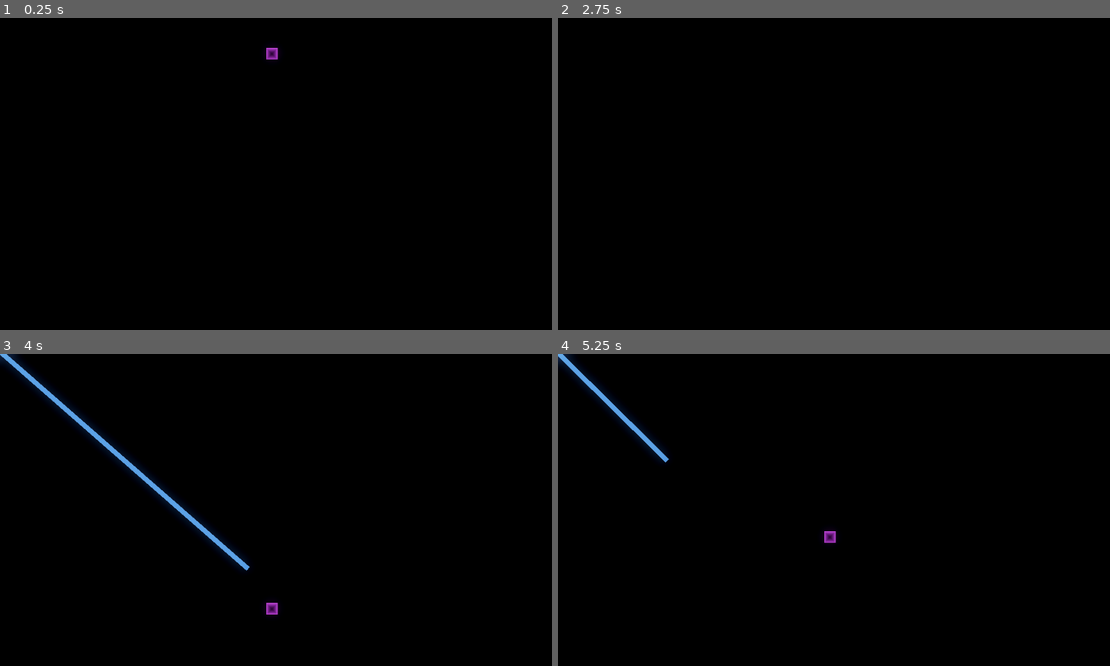
Above: before the commit, frames 1-4 (two rows, left to right).
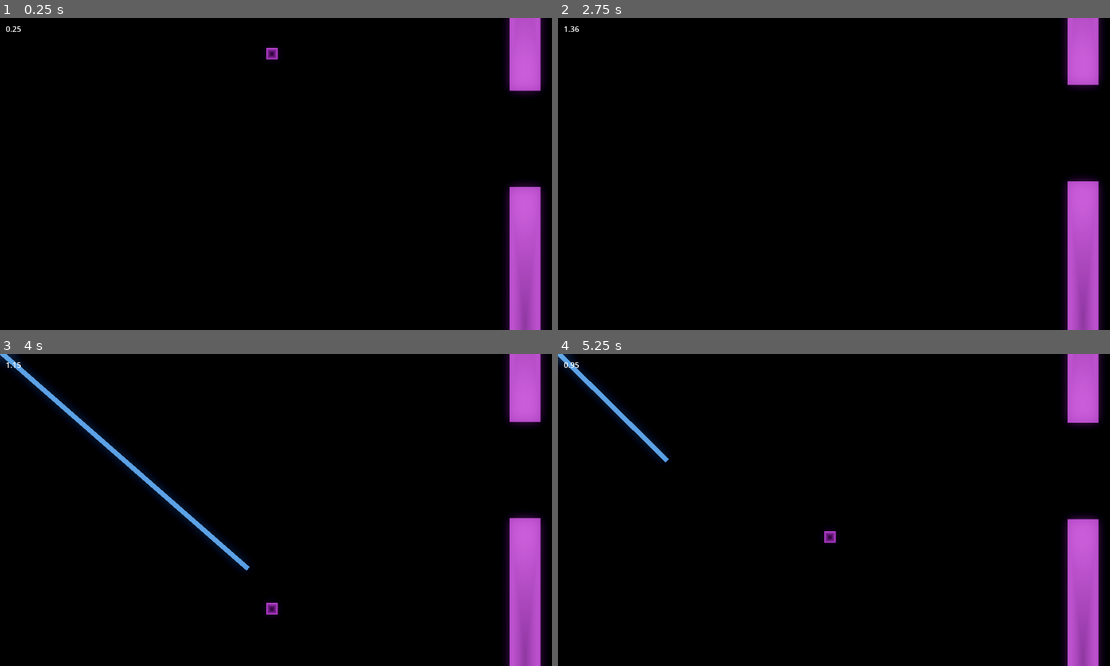
Above: after the commit, the same moments.

Repository: NathouneOne/2d-platformer-proto-01
Game: Godot game, scene res://Assets/Scenes/MAIN.tscn
The game is run twice, just before and just after one commit, with the same random seed, the same clock (stepped at 60 frames per second) and the same inputs.
Inputs (mouse positions are in pixels of both pictures, inside the frame that each line leads up to):
- Up to frame 1 (0.25 s): no input
- Up to frame 2 (2.75 s): move the mouse to (955, 158) at 0.52 s; press the mouse at (955, 158) at 0.53 s; hold D (right) 0.53-2.03 s; tap Space (jump) at 0.77, 1.52 s; move the mouse to (723, 189) at 1.27 s; release the mouse at (723, 189) at 1.28 s; right-click (723, 189) at 1.35 s; move the mouse to (889, 105) at 2.02 s; press the mouse at (889, 105) at 2.03 s; hold A (left) from 2.03 s (still down)
- Up to frame 3 (4 s): move the mouse to (248, 572) at 2.77 s; release A (left) at 2.78 s; release the mouse at (248, 572) at 2.78 s; hold D (right) from 2.78 s (still down); right-click (248, 572) at 2.85 s; tap Space (jump) at 3.02, 3.77 s; move the mouse to (121, 463) at 3.52 s; press the mouse at (121, 463) at 3.53 s
- Up to frame 4 (5.25 s): move the mouse to (668, 463) at 4.27 s; release D (right) at 4.28 s; release the mouse at (668, 463) at 4.28 s; hold A (left) 4.28-5.03 s; right-click (668, 463) at 4.35 s; tap Space (jump) at 4.52 s; move the mouse to (861, 510) at 5.02 s; press the mouse at (861, 510) at 5.03 s; hold D (right) from 5.03 s (still down)

The runs differ from the first frame. In frame 1, 4.8% of the frame differs, in the area x 1-99%, y 0-100%; in frame 2, 4.8%; in frame 3, 4.8%; in frame 4, 4.8%.

Commit message:
added clockDisplay

Diff:
--- a/Assets/Scenes/Levels/level_01.tscn
+++ b/Assets/Scenes/Levels/level_01.tscn
@@ -7,69 +7,69 @@
 [node name="Level_01" type="Node2D"]
 
 [node name="walls20" parent="." instance=ExtResource("1_lsyt4")]
-position = Vector2(1397, -139)
+position = Vector2(1089, -139)
 scale = Vector2(1, 9.11)
 
 [node name="walls21" parent="." instance=ExtResource("1_lsyt4")]
-position = Vector2(1397, 643.99994)
+position = Vector2(1089, 643.99994)
 scale = Vector2(1, 9.11)
 
 [node name="walls22" parent="." instance=ExtResource("1_lsyt4")]
-position = Vector2(1732, -145)
+position = Vector2(1424, -145)
 scale = Vector2(1, 15.58)
 
 [node name="walls23" parent="." instance=ExtResource("1_lsyt4")]
-position = Vector2(1732, 775)
+position = Vector2(1424, 775)
 scale = Vector2(1, 9.11)
 
 [node name="FinishLine" parent="." instance=ExtResource("2_r5n6j")]
-position = Vector2(2391, -91)
+position = Vector2(2083, -91)
 scale = Vector2(1, 1.4800007)
 
 [node name="Killer_static" parent="." instance=ExtResource("3_ge381")]
-position = Vector2(1571, 582)
+position = Vector2(1263, 582)
 
 [node name="Killer_static2" parent="." instance=ExtResource("3_ge381")]
-position = Vector2(1571, 162)
+position = Vector2(1263, 162)
 
 [node name="Killer_static3" parent="." instance=ExtResource("3_ge381")]
-position = Vector2(1857, 586)
+position = Vector2(1549, 586)
 
 [node name="Killer_static4" parent="." instance=ExtResource("3_ge381")]
-position = Vector2(1935, 555)
+position = Vector2(1627, 555)
 
 [node name="Killer_static5" parent="." instance=ExtResource("3_ge381")]
-position = Vector2(2003, 519)
+position = Vector2(1695, 519)
 
 [node name="Killer_static6" parent="." instance=ExtResource("3_ge381")]
-position = Vector2(2083, 506)
+position = Vector2(1775, 506)
 
 [node name="Killer_static7" parent="." instance=ExtResource("3_ge381")]
-position = Vector2(2155, 535)
+position = Vector2(1847, 535)
 
 [node name="Killer_static8" parent="." instance=ExtResource("3_ge381")]
-position = Vector2(2220, 569)
+position = Vector2(1912, 569)
 
 [node name="Killer_static9" parent="." instance=ExtResource("3_ge381")]
-position = Vector2(2278, 608)
+position = Vector2(1970, 608)
 
 [node name="Killer_static12" parent="." instance=ExtResource("3_ge381")]
-position = Vector2(1857, 256)
+position = Vector2(1549, 256)
 
 [node name="Killer_static13" parent="." instance=ExtResource("3_ge381")]
-position = Vector2(1935, 225)
+position = Vector2(1627, 225)
 
 [node name="Killer_static14" parent="." instance=ExtResource("3_ge381")]
-position = Vector2(2003, 189)
+position = Vector2(1695, 189)
 
 [node name="Killer_static15" parent="." instance=ExtResource("3_ge381")]
-position = Vector2(2083, 176)
+position = Vector2(1775, 176)
 
 [node name="Killer_static16" parent="." instance=ExtResource("3_ge381")]
-position = Vector2(2155, 205)
+position = Vector2(1847, 205)
 
 [node name="Killer_static17" parent="." instance=ExtResource("3_ge381")]
-position = Vector2(2220, 239)
+position = Vector2(1912, 239)
 
 [node name="Killer_static18" parent="." instance=ExtResource("3_ge381")]
-position = Vector2(2278, 278)
+position = Vector2(1970, 278)
--- a/Assets/Scenes/MAIN.tscn
+++ b/Assets/Scenes/MAIN.tscn
@@ -1,8 +1,9 @@
-[gd_scene load_steps=8 format=3 uid="uid://dhi4esrgo13w"]
+[gd_scene load_steps=9 format=3 uid="uid://dhi4esrgo13w"]
 
 [ext_resource type="Script" uid="uid://dikffibh4xf3r" path="res://Assets/Scripts/MAIN.gd" id="1_qhfm1"]
 [ext_resource type="PackedScene" uid="uid://dn4ngxigyb5vv" path="res://Assets/Scenes/player.tscn" id="2_stkbw"]
 [ext_resource type="PackedScene" uid="uid://dd7ffle0ebnwv" path="res://Assets/Scenes/UI/UI_box_wheel_selector.tscn" id="3_oybyx"]
+[ext_resource type="PackedScene" uid="uid://bk4l8evhb6ckc" path="res://Assets/Scenes/UI/clock_display.tscn" id="3_yv3l3"]
 [ext_resource type="PackedScene" uid="uid://dukeajinfui7p" path="res://Assets/Scenes/Levels/level_01.tscn" id="4_stkbw"]
 
 [sub_resource type="WorldBoundaryShape2D" id="WorldBoundaryShape2D_stkbw"]
@@ -47,10 +48,6 @@
 position_smoothing_enabled = true
 drag_horizontal_offset = -0.49
 
-[node name="Timer" type="Timer" parent="."]
-unique_name_in_owner = true
-one_shot = true
-
 [node name="UI_box_wheel_selector" parent="." instance=ExtResource("3_oybyx")]
 unique_name_in_owner = true
 visible = false
@@ -77,5 +74,9 @@
 [node name="WorldEnvironment" type="WorldEnvironment" parent="."]
 environment = SubResource("Environment_stkbw")
 
-[connection signal="timeout" from="Timer" to="." method="_on_timer_timeout"]
+[node name="CanvasLayer" type="CanvasLayer" parent="."]
+
+[node name="ClockDisplay" parent="CanvasLayer" instance=ExtResource("3_yv3l3")]
+unique_name_in_owner = true
+
 [connection signal="body_entered" from="KillPlane" to="." method="_on_kill_plane_body_entered"]
--- /dev/null
+++ b/Assets/Scenes/UI/clock_display.tscn
@@ -0,0 +1,21 @@
+[gd_scene load_steps=2 format=3 uid="uid://bk4l8evhb6ckc"]
+
+[ext_resource type="Script" uid="uid://h6s6x8oondy5" path="res://Assets/Scripts/UI/clock_display.gd" id="1_llrla"]
+
+[node name="ClockDisplay" type="Control"]
+layout_mode = 3
+anchors_preset = 15
+anchor_right = 1.0
+anchor_bottom = 1.0
+grow_horizontal = 2
+grow_vertical = 2
+script = ExtResource("1_llrla")
+
+[node name="RichTextLabel" type="Label" parent="."]
+unique_name_in_owner = true
+layout_mode = 0
+offset_left = 12.0
+offset_top = 11.0
+offset_right = 102.0
+offset_bottom = 51.0
+visible_characters = 4
--- a/Assets/Scripts/Level_assets/finish_line.gd
+++ b/Assets/Scripts/Level_assets/finish_line.gd
@@ -4,7 +4,7 @@
 
 
 func _on_body_entered(_body: Node2D) -> void:
-	%Timer.start()
+	%Timer2.start()
 	Engine.time_scale=0.1
 
 
--- a/Assets/Scripts/MAIN.gd
+++ b/Assets/Scripts/MAIN.gd
@@ -111,6 +111,5 @@
 
 
 func _on_kill_plane_body_entered(body: Node2D) -> void:
-	print("body")
 	if body == %Player :
 		get_tree().reload_current_scene()
--- /dev/null
+++ b/Assets/Scripts/UI/clock_display.gd
@@ -0,0 +1,11 @@
+extends Control
+
+var elapsed_time=0.0
+# Called every frame. 'delta' is the elapsed time since the previous frame.
+func _process(delta: float) -> void:
+	if Engine.time_scale==1 :
+		elapsed_time+=delta
+	else:
+		elapsed_time+=delta*0.1
+
+	%RichTextLabel.text=str(elapsed_time)
Not shown, added: Assets/Scripts/UI/clock_display.gd.uid
